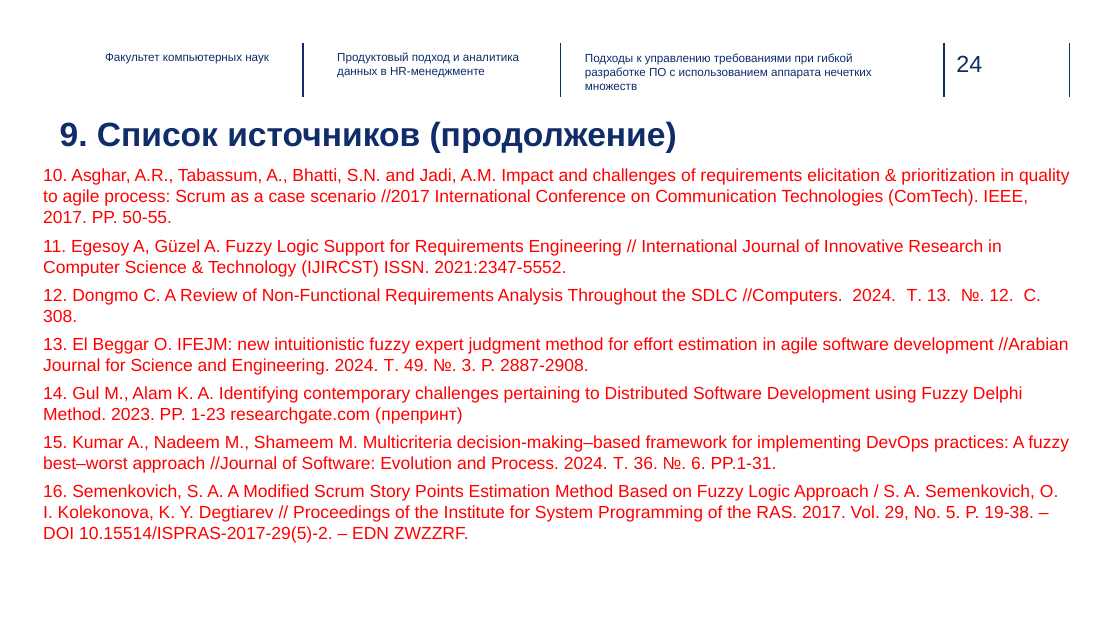
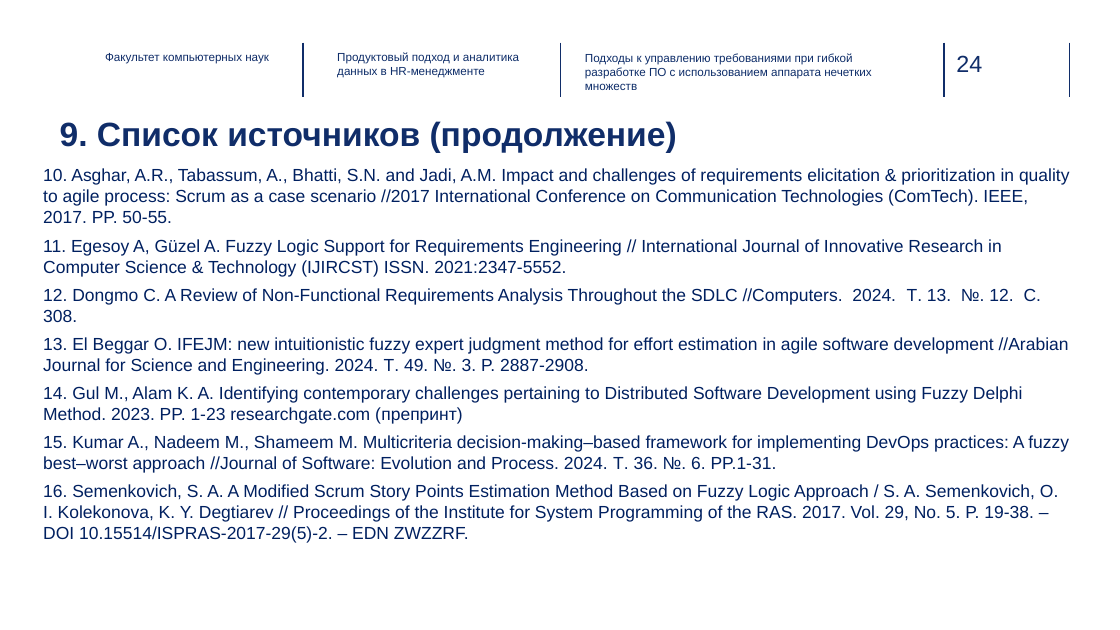
Before and after one commit to inna531/Fuzzy-Agile-Development, a slide deck: slide 24 of 2025.11.25_Понаровская_презентация_PP.pptx. Drawn at 1120x630 pixels with LibreOffice and Linux fonts; fonts in the diff are those of the drawing; background and template pictures are left out. Boxes give left, top, right and bottom in pixels: in the first picture for what was removed or moved away, otherwise in the second. Text is boxed around its words. In the diff, an @@ line names an element or a change of style, - is before the commit and + after.

```diff
--- a/2025.11.25_Понаровская_презентация_PP.pptx
+++ b/2025.11.25_Понаровская_презентация_PP.pptx
@@ text "10. Asghar, A.R., Tabassum, A., ..." at bbox=[43, 168, 1070, 543]: text colour #FF0000 to #002060 @@
```
Also in this commit, not shown: 13 other slides changed, 5 other files.
